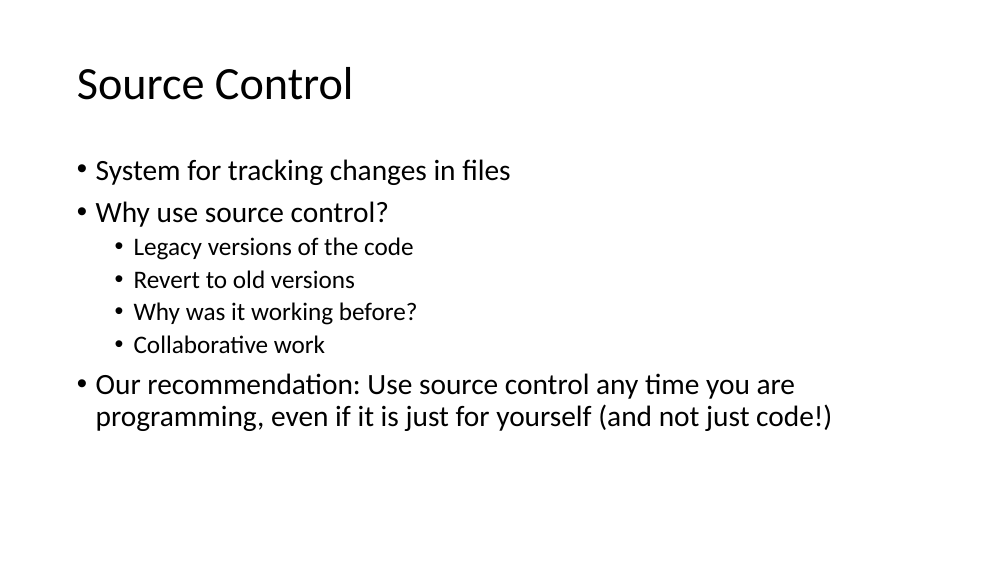
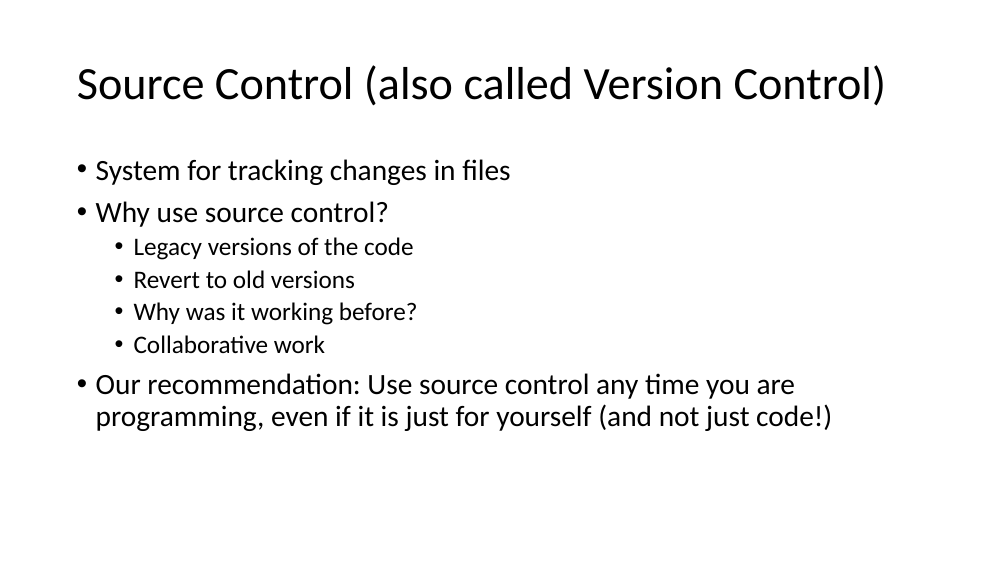
Before and after one commit to semaphoreP/codeastro, a slide deck: slide 2 of Day1/intro_to_git.pptx. Drawn at 1008x567 pixels with LibreOffice and Linux fonts; fonts in the diff are those of the drawing. Boxes give left, top, right and bottom in pixels: in the first picture for what was removed or moved away, otherwise in the second. Text is boxed around its words. In the diff, an @@ line names an element or a change of style, - is before the commit and + after.

```diff
--- a/Day1/intro_to_git.pptx
+++ b/Day1/intro_to_git.pptx
@@ title at <box>77,65,887,106</box>: text changed @@
-Source Control
+Source Control (also called Version Control)
```
Also in this commit, not shown: 2 other slides changed.
